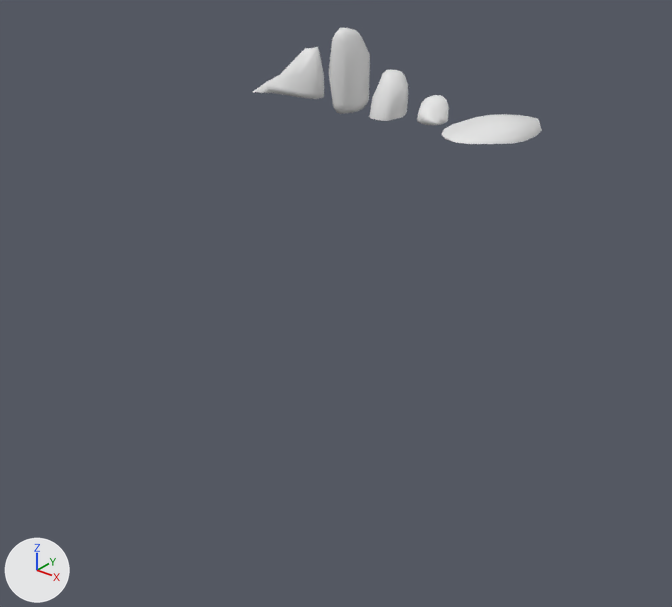
Before and after pictures for a commit that changed the FBX model Assets/Art/blockout/Rocks.fbx.
Rendered twice from a camera (50 mm lens) standing at (96.8, -101.0, 31.4) and looking at (16.2, -0.2, -31.1). Arrows for +X, +Y and +Z are at lower left; the lights stay in place. Where no turn or scale is listed for an object, it has been applied to the vertices.

Objects in the first picture: 'Rock1_low', 'Rock2_low', 'Rock4_low', 'Rock5_low'.
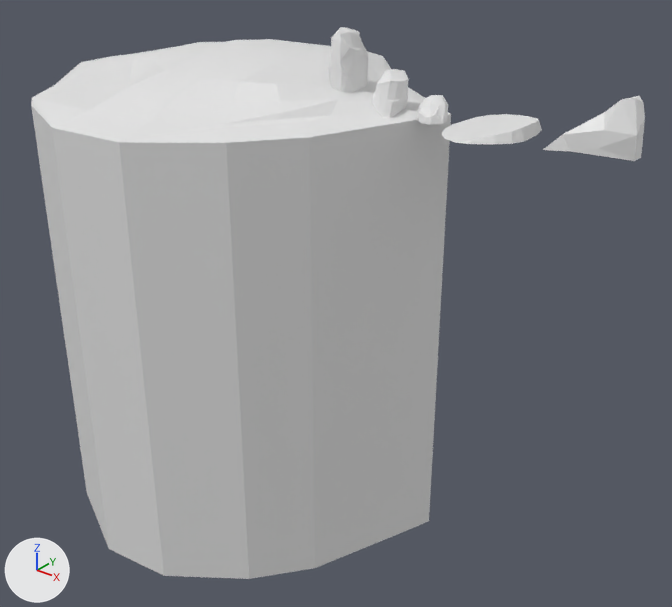
Pixel boxes (x1, y1, x2, y2) of what changed, in the pictures (672 x 607 px):
'terrain', added: after (31, 39, 451, 579)
'Rock5_low', moved: before (253, 47, 324, 99); after (543, 96, 645, 161)

Edits to the bpy script that builds the scene:
```text
Add me_cube_014:
    me_cube_014.from_pydata(...)  # 101 vertices, 98 faces; spans x -33.9..32.2, y -33.0..29.9, z -68.7..5.2
Change ob_rock5_low:
    ob_rock5_low.location: (12.4, 0.0, 0.0) -> (58.9, 0.0, 0.0)
Add ob_terrain:
    ob_terrain = bpy.data.objects.new('terrain', me_cube_014)
    ob_terrain.location = (0.0, 0.0, 0.0)
```
